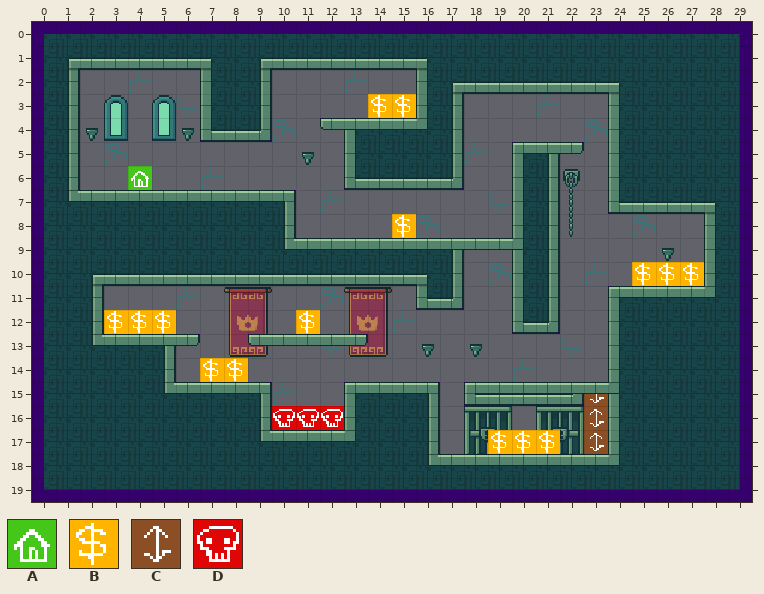
A Tiled map gets an edit: src/assets/tiled/maps/leveldev1.tmx. Above, as it was before the edit.
Cells are 16x16 px. Shown: x 0..29, y 0..19.
Key: from "tileset_colliders": A 0, B 1, C 2, D 3.
_ is an empty cell.
Layers that did not change in this view are not listed.
Layer "layer_logic" before, first column x 0:
 0 ______________________________
 1 ______________________________
 2 ______________________________
 3 ______________BB______________
 4 ______________________________
 5 ______________________________
 6 ____A_________________________
 7 ______________________________
 8 _______________B______________
 9 ______________________________
10 _________________________BBB__
11 ______________________________
12 ___BBB_____B__________________
13 ______________________________
14 _______BB_____________________
15 _______________________C______
16 __________DDD__________C______
17 ___________________BBB_C______
18 ______________________________
19 ______________________________
After the commit:
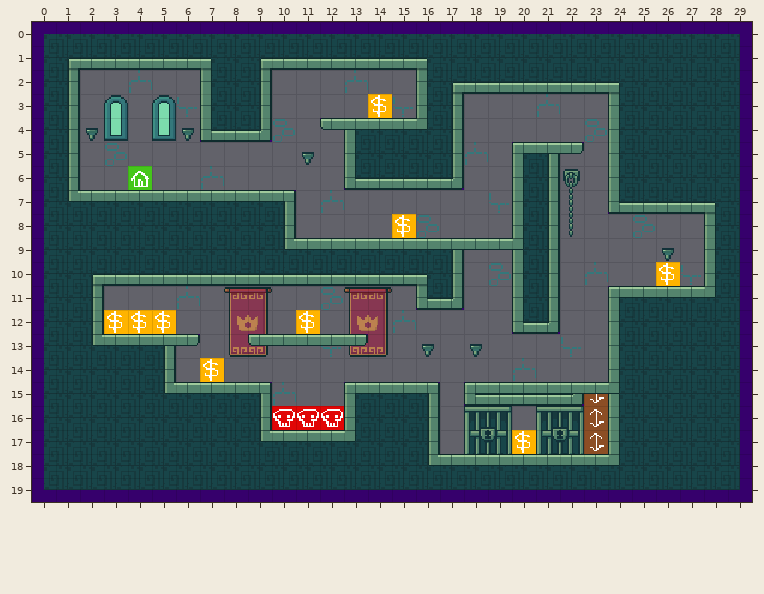
The edit:
{"where": "layer \"layer_logic\""}
{"y":3,"x":15,"old":"B","new":"_"}
{"y":10,"x":25,"old":"B","new":"_"}
{"y":10,"x":27,"old":"B","new":"_"}
{"y":14,"x":8,"old":"B","new":"_"}
{"y":17,"x":19,"old":"B","new":"_"}
{"y":17,"x":21,"old":"B","new":"_"}
